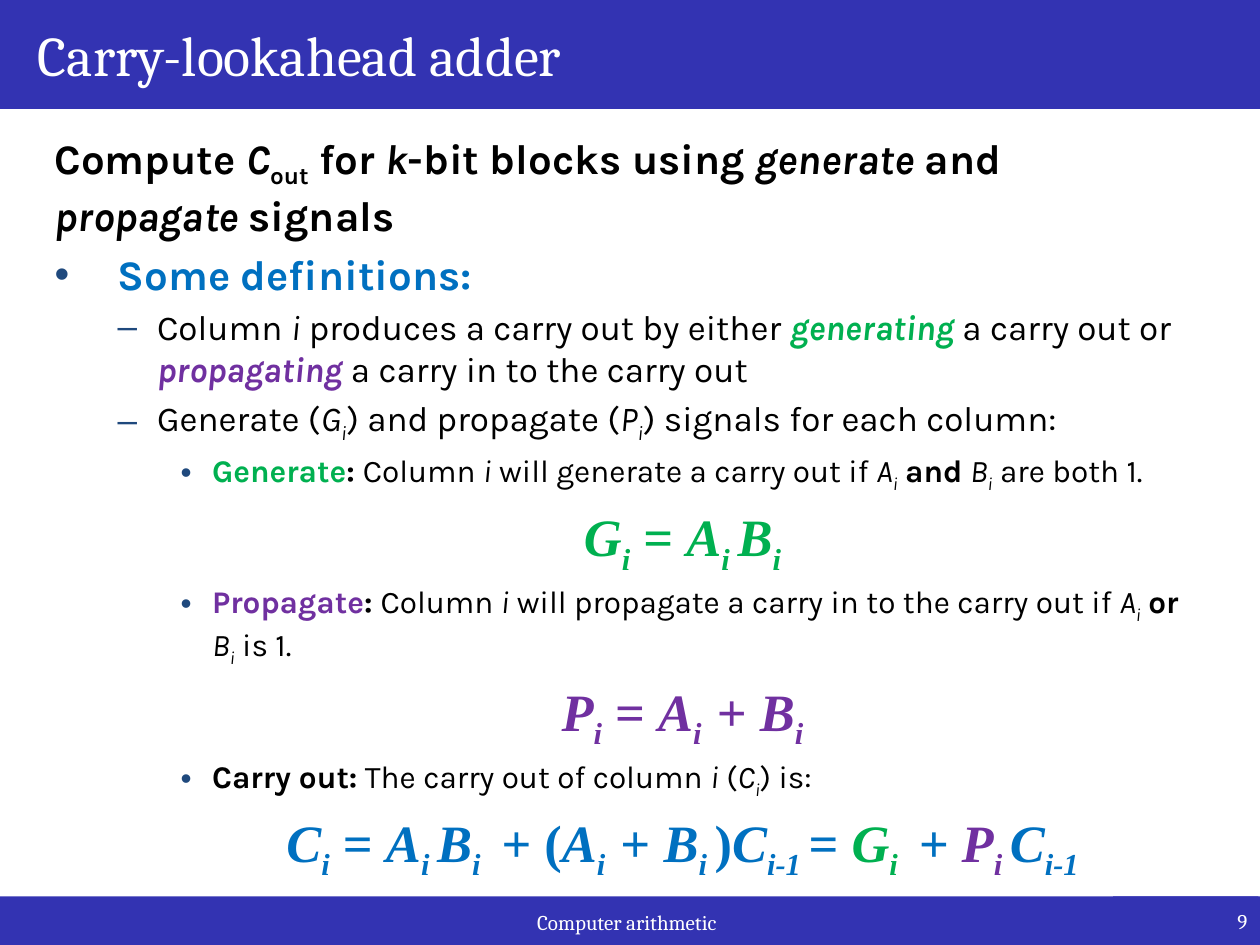
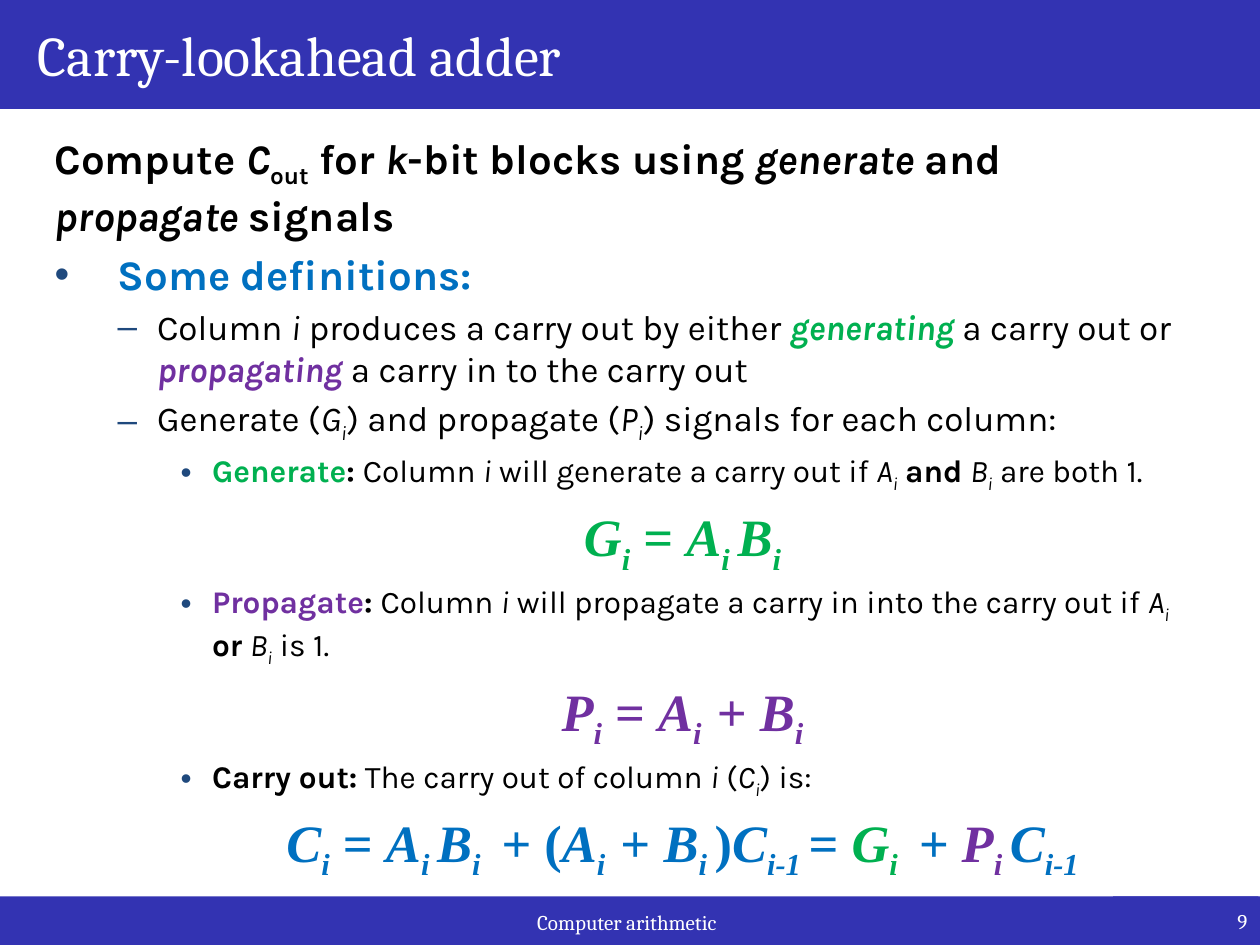
Before and after one commit to iperezan-itesm/05-TC2009B-Aug2021, a slide deck: slide 9 of lectures/weekly_slides/M1.2_Add_Sub/M1.2_Add_Sub.pptx. Drawn at 1260x945 pixels with LibreOffice and Linux fonts; fonts in the diff are those of the drawing. Boxes give left, top, right and bottom in pixels: in the first picture for what was removed or moved away, otherwise in the second. Text is boxed around its words. In the diff, an @@ line names an element or a change of style, - is before the commit and + after.

```diff
--- a/lectures/weekly_slides/M1.2_Add_Sub/M1.2_Add_Sub.pptx
+++ b/lectures/weekly_slides/M1.2_Add_Sub/M1.2_Add_Sub.pptx
@@ text at box(212, 591, 1140, 657): text changed @@
-    • Propagate: Column i will propagate a carry in to the carry out if Ai or Bi is 1.
+    • Propagate: Column i will propagate a carry in into the carry out if Ai or Bi is 1.
```
Also in this commit, not shown: 2 other slides changed, 1 slide removed, 2 other files.
